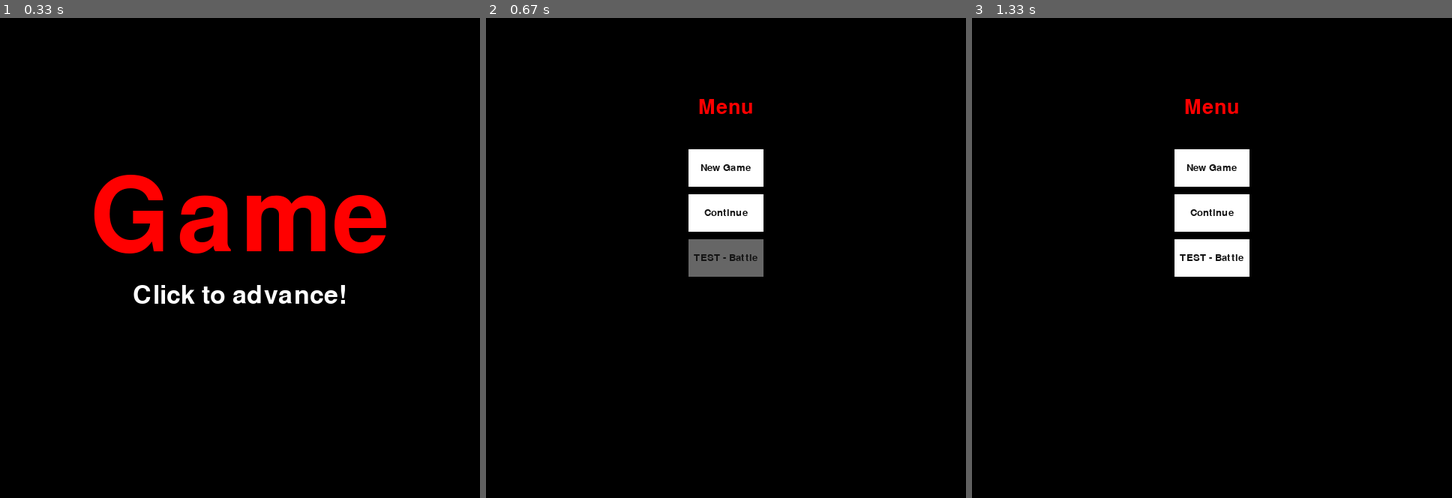
Above: before the commit, frames 1-3 (left to right).
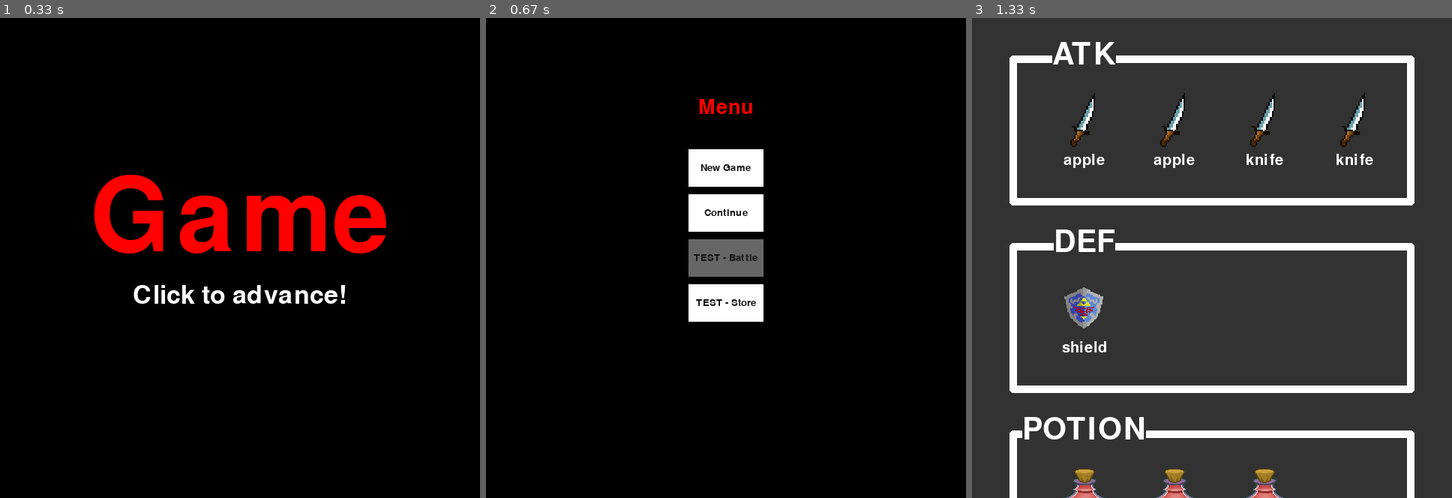
Above: after the commit, the same moments.

Repository: VagishVela/project-pygames
Game: pygame game, started from main.py
Same seed, same stepped clock (60 frames per second), same inputs: the game is played once before the commit and once after it.
Inputs (mouse positions are in pixels of both pictures, inside the frame that each line leads up to):
- Up to frame 1 (0.33 s): no input
- Up to frame 2 (0.67 s): click (726, 258) at 0.38 s
- Up to frame 3 (1.33 s): click (1212, 291) at 0.72 s

Frame 1 is identical in both runs. In frame 2, 1.2% of the frame differs, in the area x 42-58%, y 55-64%; in frame 3, 99%, in the area x 0-100%, y 0-100%.

Commit message:
add a basic store refactor entities

Diff:
--- a/game/entities/enemy.py
+++ b/game/entities/enemy.py
@@ -2,7 +2,7 @@
 
 import pygame.image
 from pygame import Surface
-from pygame.sprite import Sprite, Group
+from pygame.sprite import Sprite
 
 
 class Enemy(Sprite):
@@ -36,23 +36,3 @@
     def draw(self, screen: Surface):
         """Draw the enemy"""
         screen.blit(self.image, self.pos)
-
-
-class NotPlayer(Group):
-    """Group for the enemies"""
-
-    def __init__(self):
-        """Initialize the NotPlayer group"""
-        super().__init__()
-
-    def draw(self, surface: Surface, bgsurf=None, special_flags: int = 0):
-        """Draw the enemies"""
-        for sprite in self.sprites():
-            if sprite.visible:
-                sprite.draw(surface)
-
-    def disappear(self, sprites):
-        """Make the enemies disappear"""
-        for sprite in sprites:
-            if sprite in self.sprites():
-                sprite.visible = False
--- /dev/null
+++ b/game/entities/groups.py
@@ -0,0 +1,129 @@
+"""This module consists of the sprite groups used in the game"""
+
+import bisect
+
+import pygame
+from pygame import Surface
+from pygame.sprite import Group
+
+from game.entities.item import ItemTypes
+
+
+class NotPlayer(Group):
+    """Group for anything in map view that is not the player"""
+
+    def __init__(self):
+        """Initialize the NotPlayer group"""
+        super().__init__()
+
+    def draw(self, surface: Surface, bgsurf=None, special_flags: int = 0):
+        """Draw the objects"""
+        for sprite in self.sprites():
+            if sprite.visible:
+                sprite.draw(surface)
+
+    def disappear(self, sprites):
+        """Make the objects disappear"""
+        for sprite in sprites:
+            if sprite in self.sprites():
+                sprite.visible = False
+
+
+class StoreItems(Group):
+    """Group for StoreItem"""
+
+    def __init__(self):
+        super().__init__()
+        # store the sprites
+        self.atk_list = []
+        self.def_list = []
+        self.potion_list = []
+
+        # store the sprite offsets
+        self.atk_offset = pygame.Vector2(0, 0)
+        self.def_offset = pygame.Vector2(0, 0)
+        self.potion_offset = pygame.Vector2(0, 0)
+
+        # store the sprites with their positions
+        self.atk_sprites = []
+        self.def_sprites = []
+        self.potion_sprites = []
+
+        # if inventory changed
+        self._changed = False
+
+    def add_internal(self, sprite, layer: None = None) -> None:
+        self.spritedict[sprite] = None
+        # sorted manner
+        # sorted by name for now
+        if sprite.type == ItemTypes.ATK:
+            bisect.insort(self.atk_list, sprite, key=lambda x: x.name)
+        elif sprite.type == ItemTypes.DEF:
+            bisect.insort(self.def_list, sprite, key=lambda x: x.name)
+        elif sprite.type == ItemTypes.POTION:
+            bisect.insort(self.potion_list, sprite, key=lambda x: x.name)
+        self._changed = True
+
+    def remove_internal(self, sprite) -> None:
+        lost_rect = self.spritedict[sprite]
+        if lost_rect:
+            self.lostsprites.append(lost_rect)
+        del self.spritedict[sprite]
+
+        if sprite.type == ItemTypes.ATK:
+            self.atk_list.remove(sprite)
+        elif sprite.type == ItemTypes.DEF:
+            self.def_list.remove(sprite)
+        elif sprite.type == ItemTypes.POTION:
+            self.potion_list.remove(sprite)
+        self._changed = True
+
+    def draw(self, surface: Surface, bgsurf=None, special_flags: int = 0):
+        if self._changed:
+            self.atk_offset = pygame.Vector2(0, 0)
+            for sprite in self.atk_list:
+                if self.atk_offset[0] + 120 > surface.get_width() - 100:
+                    self.atk_offset[1] += 120
+                    self.atk_offset[0] = 0
+                pos = pygame.Vector2(100, 100) + self.atk_offset
+                self.atk_sprites.append((sprite, pos))
+                sprite.draw(surface, pos)
+                self.atk_offset[0] += 120
+
+            self.def_offset = pygame.Vector2(0, self.atk_offset[1] + 250)
+            for sprite in self.def_list:
+                if self.def_offset[0] + 120 > surface.get_width() - 100:
+                    self.def_offset[1] += 120
+                    self.def_offset[0] = 0
+                pos = pygame.Vector2(100, 100) + self.def_offset
+                self.def_sprites.append((sprite, pos))
+                sprite.draw(surface, pos)
+                self.def_offset[0] += 120
+
+            self.potion_offset = pygame.Vector2(0, self.def_offset[1] + 250)
+            for sprite in self.potion_list:
+                if self.potion_offset[0] + 120 > surface.get_width() - 100:
+                    self.potion_offset[1] += 120
+                    self.potion_offset[0] = 0
+                pos = pygame.Vector2(100, 100) + self.potion_offset
+                self.potion_sprites.append((sprite, pos))
+                sprite.draw(surface, pos)
+                self.potion_offset[0] += 120
+
+            self._changed = False
+        else:
+            for sprite in self.atk_sprites:
+                sprite, pos = sprite
+                sprite.draw(surface, pos)
+            for sprite in self.def_sprites:
+                sprite, pos = sprite
+                sprite.draw(surface, pos)
+            for sprite in self.potion_sprites:
+                sprite, pos = sprite
+                sprite.draw(surface, pos)
+
+    def scroll(self, dx, dy):
+        """scroll the items up or down"""
+
+        for sprite in self.sprites():
+            sprite.scroll(dx, dy)
--- /dev/null
+++ b/game/entities/item.py
@@ -0,0 +1,103 @@
+"""This module implements the classes required for the store"""
+
+from abc import ABC
+from enum import Enum
+
+import pygame
+from pygame import Surface
+from pygame.sprite import Sprite
+
+from game.utils import Text
+
+
+class ItemTypes(Enum):
+    """Types of items in the store"""
+
+    ATK = 1
+    DEF = 2
+    POTION = 3
+    SPECIAL = 4
+
+
+# pylint: disable=too-few-public-methods
+class StoreComponent(ABC):
+    """Store components, has scrolling behaviour"""
+
+    def __init__(self):
+        """Initialize the component"""
+
+        self.offset = pygame.Vector2(0, 0)
+
+    def scroll(self, dx, dy):
+        """Scroll the component"""
+
+        self.offset += pygame.Vector2(dx, dy)
+
+
+class StoreItem(Sprite, StoreComponent):
+    """Class for the items in store"""
+
+    def __init__(self, img_path, item_type, name):
+        """Initialize the item"""
+
+        super().__init__()
+        self.offset = pygame.Vector2(0, 0)
+        self.image = pygame.transform.scale(pygame.image.load(img_path), (72, 72))
+        self.rect = self.image.get_rect()
+        self.locked = False
+        self.type = item_type
+        self.name = name
+
+    def draw(self, screen: Surface, pos):
+        """Draw the item"""
+
+        surface = Surface((100, 100), pygame.SRCALPHA)
+        name = Text(self.name, pygame.font.get_default_font(), 50, 90, 30, "white")
+        name.blit_into(surface)
+        surface.blit(self.image, (14, 0))
+        screen.blit(surface, pygame.Vector2(pos) + self.offset)
+
+
+class StoreDiv(StoreComponent):
+    """Makes a rect enclosing a section of the store view"""
+
+    def __init__(self, caption):
+        super().__init__()
+        self.caption = caption
+        self.rect = None
+
+    def draw(self, screen: pygame.Surface, rect):
+        """Draw the rect and caption"""
+
+        surface = pygame.Surface(screen.get_size(), pygame.SRCALPHA)
+        self.rect = pygame.Rect(rect)
+        rect = self.rect
+        rect[1] += self.offset[1]
+        pygame.draw.rect(surface, "white", rect, 10, 5)
+
+        if self.caption:
+            text = Text(
+                self.caption,
+                pygame.font.get_default_font(),
+                rect[0] + 100,
+                rect[1],
+                60,
+                "white",
+                (50, 50, 50),
+            )
+            text.blit_into(surface)
+        screen.blit(surface, (0, 0))
+
+        # on click behaviour
+        self.on_click()
+
+    def on_click(self):
+        """Called if the rect is clicked"""
+
+        mouse_pos = pygame.mouse.get_pos()
+        if self.rect.collidepoint(mouse_pos):
+            if e := pygame.event.get(pygame.MOUSEBUTTONDOWN):
+                if e[0].button != 1:
+                    pygame.event.post(e[0])
+                    return
+                print("pressed!")
--- a/game/logger.py
+++ b/game/logger.py
@@ -1,5 +1,6 @@
 """ Configure the logging module """
 import logging
+
 from .config import LOGGER_LEVEL
 
 logging.basicConfig()
--- a/game/views/__init__.py
+++ b/game/views/__init__.py
@@ -4,10 +4,10 @@
 import pygame
 from pygame import Vector2
 
+from game.common_types import ColorValue, Coordinate
+from game.config import FPS
 from game.custom_event import LEFT_CLICK, RIGHT_CLICK, SCROLL_UP, SCROLL_DOWN
 from game.logger import logger
-from game.common_types import ColorValue, Coordinate
-from game.config import FPS
 from game.utils import Cache, EventHandler
 
 # used to cache views
@@ -73,6 +73,7 @@
         # on_scroll
         self.events.register(SCROLL_UP.type)(self.on_scroll)
         self.events.register(SCROLL_DOWN.type)(self.on_scroll)
+        # on_keydown
         self.events.register(pygame.KEYDOWN)(self.on_keydown)
 
     def on_draw(self):
--- a/game/views/map.py
+++ b/game/views/map.py
@@ -5,7 +5,8 @@
 from pygame.sprite import Group
 
 from game.custom_event import MOVED, ENEMY_ENCOUNTERED
-from game.entities.enemy import Enemy, NotPlayer
+from game.entities.enemy import Enemy
+from game.entities.groups import NotPlayer
 from game.entities.player import Player
 from game.entities.walls import Wall
 from game.level_gen import Level
--- a/game/views/menu.py
+++ b/game/views/menu.py
@@ -16,6 +16,7 @@
             {"text": "New Game", "view_path": "map.Map"},
             {"text": "Continue", "view_path": "map.Map"},
             {"text": "TEST - Battle", "view_path": "battle.Battle"},
+            {"text": "TEST - Store", "view_path": "store.Store"},
         ]
         self.buttons = [
             MenuButton(
--- /dev/null
+++ b/game/views/store.py
@@ -0,0 +1,76 @@
+"""This module implements the Store class"""
+
+from game.entities.groups import StoreItems
+from game.entities.item import StoreItem, ItemTypes, StoreDiv
+from game.views import View
+
+
+class Store(View):
+    """The game store"""
+
+    def __init__(self, *args, **kwargs):
+        super().__init__(*args, **kwargs)
+        self.bg_color = (50, 50, 50)
+
+        self.items = StoreItems()
+
+        item1 = StoreItem("assets/knife.png", ItemTypes.ATK, "knife")
+        item1.add(self.items)
+
+        item3 = StoreItem("assets/knife.png", ItemTypes.ATK, "apple")
+        item3.add(self.items)
+        item1 = StoreItem("assets/knife.png", ItemTypes.ATK, "knife")
+        item1.add(self.items)
+
+        item3 = StoreItem("assets/potion.png", ItemTypes.POTION, "apple")
+        item3.add(self.items)
+        item1 = StoreItem("assets/potion.png", ItemTypes.POTION, "knife")
+        item1.add(self.items)
+
+        item3 = StoreItem("assets/knife.png", ItemTypes.ATK, "apple")
+        item3.add(self.items)
+        item1 = StoreItem("assets/potion.png", ItemTypes.POTION, "knife")
+        item1.add(self.items)
+
+        item2 = StoreItem("assets/shield.png", ItemTypes.DEF, "shield")
+        item2.add(self.items)
+
+        self.atk_div = StoreDiv("ATK")
+        self.def_div = StoreDiv("DEF")
+        self.potion_div = StoreDiv("POTION")
+
+    def on_draw(self):
+        self.items.draw(self.screen)
+        self.atk_div.draw(
+            self.screen, (50, 50, self.width - 100, self.items.atk_offset[1] + 200)
+        )
+        self.def_div.draw(
+            self.screen,
+            (
+                50,
+                self.items.atk_offset[1] + 300,
+                self.width - 100,
+                self.items.def_offset[1] - self.items.atk_offset[1] - 50,
+            ),
+        )
+        self.potion_div.draw(
+            self.screen,
+            (
+                50,
+                self.items.def_offset[1] + 300,
+                self.width - 100,
+                self.items.potion_offset[1] - self.items.def_offset[1] - 50,
+            ),
+        )
+
+    def on_scroll(self, event):
+        if event.mode == "up":
+            self.items.scroll(0, 10)
+            self.atk_div.scroll(0, 10)
+            self.def_div.scroll(0, 10)
+            self.potion_div.scroll(0, 10)
+        elif event.mode == "down":
+            self.items.scroll(0, -10)
+            self.atk_div.scroll(0, -10)
+            self.def_div.scroll(0, -10)
+            self.potion_div.scroll(0, -10)
